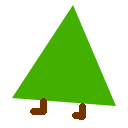
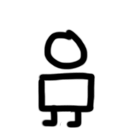
Revision of a layered 128 × 128 image; what changed, layer by layer:
hid "Layer 1", painted on it over [12, 5, 116, 120]
added layer "Layer 0" over [37, 28, 96, 128]
